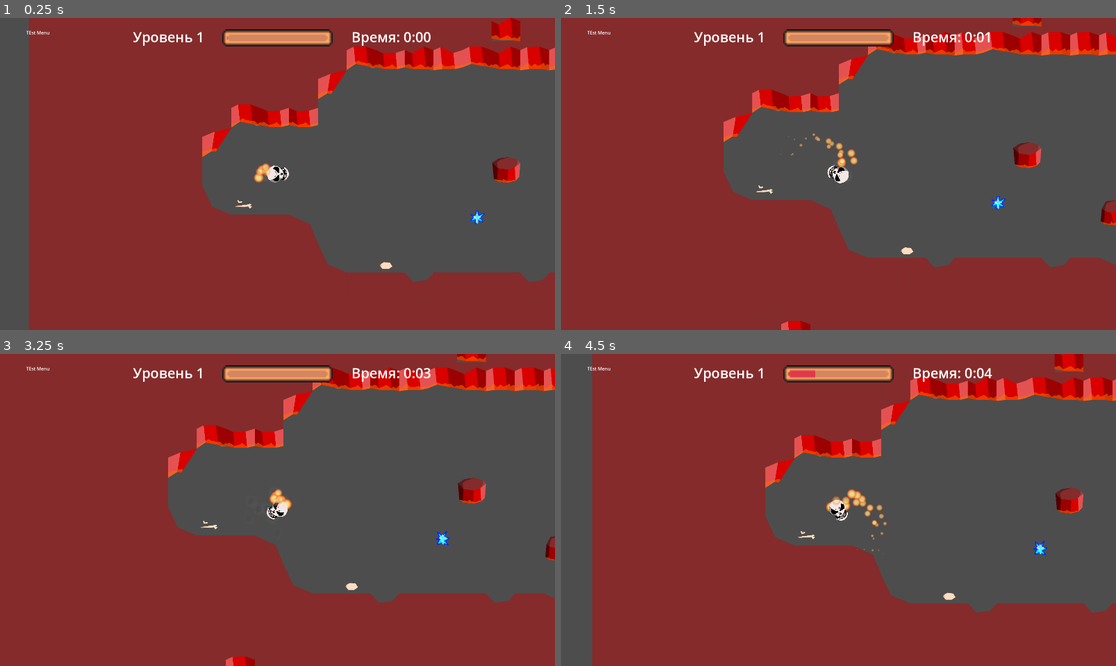
Above: before the commit, frames 1-4 (two rows, left to right).
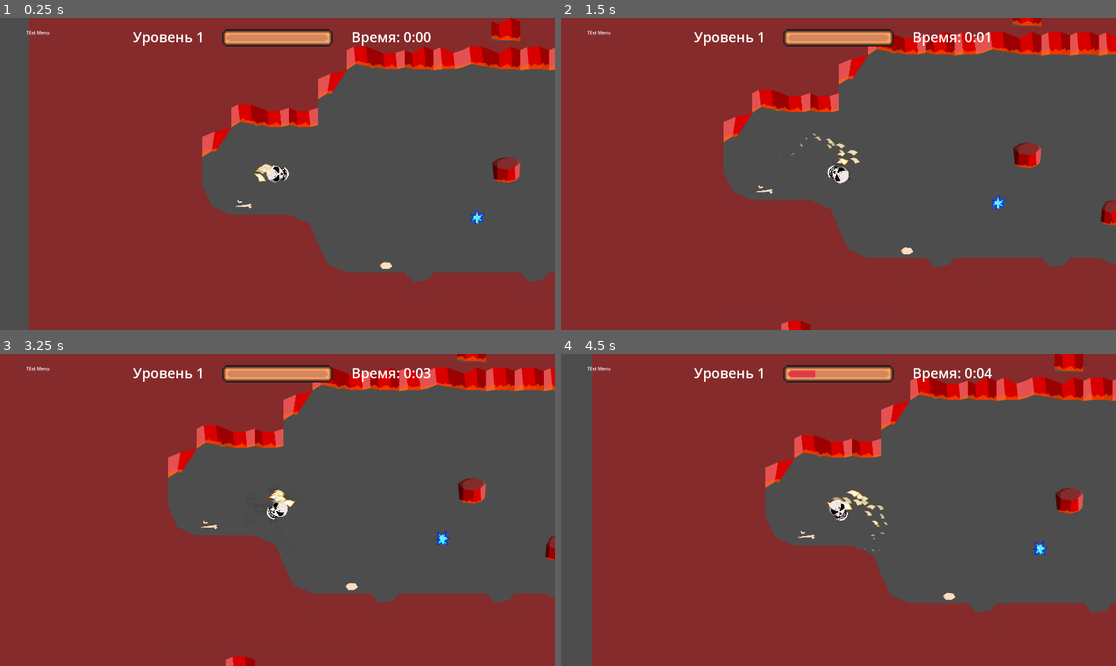
Above: after the commit, the same moments.

Repository: StarikTenger/HellRacing2024
Game: Godot game, scene res://LevelManager.tscn
Same seed, same stepped clock (60 frames per second), same inputs: the game is played once before the commit and once after it.
Inputs:
- Up to frame 1 (0.25 s): no input
- Up to frame 2 (1.5 s): hold D (right) 0.53-1.28 s; hold Down (down) from 1.28 s (still down)
- Up to frame 3 (3.25 s): release Down (down) at 2.03 s; hold D (right) from 2.03 s (still down)
- Up to frame 4 (4.5 s): release D (right) at 3.53 s; hold A (left) from 3.53 s (still down)

The runs differ from the first frame. In frame 1, 0.1% of the frame differs, in the area x 45-50%, y 46-53%; in frame 2, 0.2%; in frame 3, 0.1%; in frame 4, 0.4%, in the area x 47-59%, y 43-65%.

Commit message:
poligonal particles (bad)

Diff:
--- a/scenes/Skull.tscn
+++ b/scenes/Skull.tscn
@@ -42,6 +42,8 @@
 particle_flag_disable_z = true
 emission_shape = 2
 emission_sphere_radius = 73.17
+angle_min = 173.5
+angle_max = 242.9
 direction = Vector3(-1, 0, 0)
 spread = 35.188
 initial_velocity_min = 330.83
@@ -83,6 +85,8 @@
 particle_flag_disable_z = true
 emission_shape = 2
 emission_sphere_radius = 73.17
+angle_min = -173.6
+angle_max = -121.5
 direction = Vector3(-1, 0, 0)
 spread = 35.188
 initial_velocity_min = 330.83
Binary file changed: textures/fire_particle.png
Binary file changed: textures/smoke_particle.png
